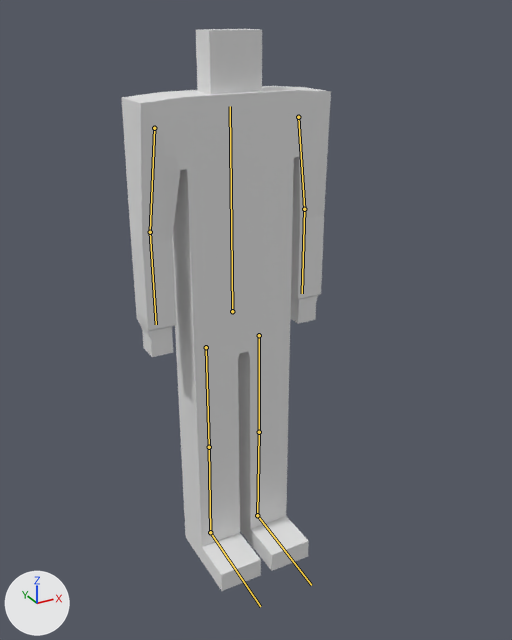
Two versions of the glTF model enemy/model/superdupercreepyhumanoidwow.glb, one commit apart.
Before and after are seen from a camera (50 mm lens) standing at (-1.29, -2.56, 1.22) and looking at (0.09, -0.05, -0.04). The lights are fixed; the arrows at lower left show +X, +Y and +Z. The bones that bend it are drawn over the model as lines.
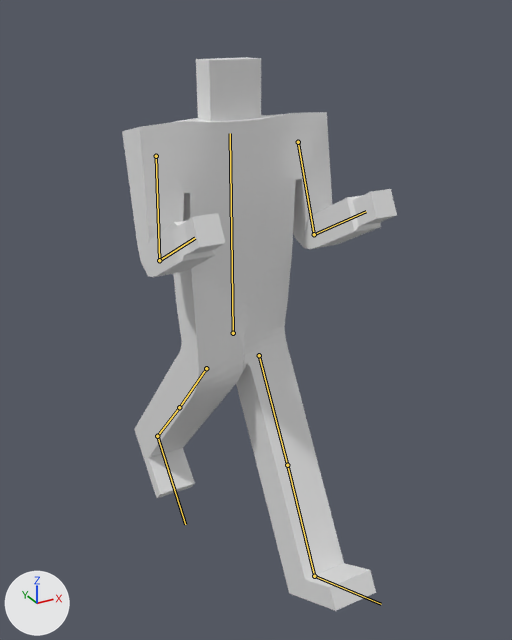
The newer file adds an action. The first version stands in its rest pose; the second is drawn at frame 1 of the action 'Run-loop'.

Where the change shows, as pixel boxes [x1, y1, x2, y2] in the pictures (512 x 640 px):
```json
{"object": "Cube", "change": "posed", "before": [121, 29, 331, 591], "after": [122, 57, 397, 611], "on screen": "31% wider"}
{"bone": "Body", "before": "(232, 311) to (230, 106)", "after": "(233, 333) to (230, 133)"}
{"bone": "Arm.R", "before": "(298, 117) to (304, 209)", "after": "(298, 142) to (314, 234)"}
{"bone": "Forearm.R", "before": "(304, 209) to (302, 293)", "after": "(314, 234) to (366, 211)"}
{"bone": "Arm.L", "before": "(154, 128) to (150, 232)", "after": "(156, 156) to (159, 260)"}
{"bone": "Forearm.L", "before": "(150, 232) to (156, 324)", "after": "(159, 260) to (195, 238)"}
{"bone": "UpperLeg.R", "before": "(259, 335) to (259, 432)", "after": "(259, 355) to (287, 465)"}
{"bone": "UpperLeg.L", "before": "(206, 347) to (209, 447)", "after": "(206, 368) to (179, 407)"}
```

Scene script edits in JSON lines:
```json
{"block": "bone_body", "where": "bone_body = bpy.data.objects['Armature'].pose.bones['Body']"}
{"op": "set", "path": "bone_body.location", "old": "(0.0, 0.0, 0.0)", "new": "(0.0, -0.102, 0.0)"}
{"block": "bone_arm_r", "where": "bone_arm_r = bpy.data.objects['Armature'].pose.bones['Arm.R']  # child of 'Body'"}
{"op": "set", "path": "bone_arm_r.rotation_quaternion", "old": "(1.0, 0.0, 0.0, 0.0)", "new": "(0.994, 0.106, -0.011, 0.0)", "note": "degrees (0, 0, 0) -> degrees (12, -1, 0)"}
{"block": "bone_forearm_r", "where": "bone_forearm_r = bpy.data.objects['Armature'].pose.bones['Forearm.R']  # child of 'Arm.R'"}
{"op": "set", "path": "bone_forearm_r.rotation_quaternion", "old": "(1.0, 0.0, 0.0, 0.0)", "new": "(0.605, 0.797, 0.0, 0.0)", "note": "degrees (0, 0, 0) -> degrees (106, 0, 0)"}
{"block": "bone_arm_l", "where": "bone_arm_l = bpy.data.objects['Armature'].pose.bones['Arm.L']  # child of 'Body'"}
{"op": "set", "path": "bone_arm_l.rotation_quaternion", "old": "(1.0, 0.0, 0.0, 0.0)", "new": "(0.994, 0.106, 0.011, 0.0)", "note": "degrees (0, 0, 0) -> degrees (12, 1, 0)"}
{"block": "bone_forearm_l", "where": "bone_forearm_l = bpy.data.objects['Armature'].pose.bones['Forearm.L']  # child of 'Arm.L'"}
{"op": "set", "path": "bone_forearm_l.rotation_quaternion", "old": "(1.0, 0.0, 0.0, 0.0)", "new": "(0.605, 0.797, 0.0, 0.0)", "note": "degrees (0, 0, 0) -> degrees (106, 0, 0)"}
{"block": "bone_upperleg_r", "where": "bone_upperleg_r = bpy.data.objects['Armature'].pose.bones['UpperLeg.R']"}
{"op": "set", "path": "bone_upperleg_r.location", "old": "(0.0, 0.0, 0.0)", "new": "(0.0, 0.102, 0.0)"}
{"op": "set", "path": "bone_upperleg_r.rotation_quaternion", "old": "(1.0, 0.0, 0.0, 0.0)", "new": "(-0.963, 0.0, 0.0, 0.268)", "note": "degrees (0, 0, 0) -> degrees (0, 0, -31)"}
{"block": "bone_upperleg_l", "where": "bone_upperleg_l = bpy.data.objects['Armature'].pose.bones['UpperLeg.L']"}
{"op": "set", "path": "bone_upperleg_l.location", "old": "(0.0, 0.0, 0.0)", "new": "(0.0, 0.102, 0.0)"}
{"op": "set", "path": "bone_upperleg_l.rotation_quaternion", "old": "(1.0, 0.0, 0.0, 0.0)", "new": "(-0.932, 0.0, 0.0, 0.362)", "note": "degrees (0, 0, 0) -> degrees (0, 0, -42)"}
```
